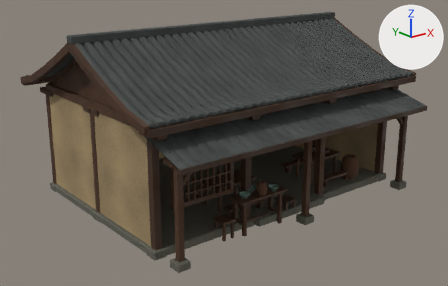
The glTF model assets/models/tea-frontage.glb as it was, and as the next commit left it.
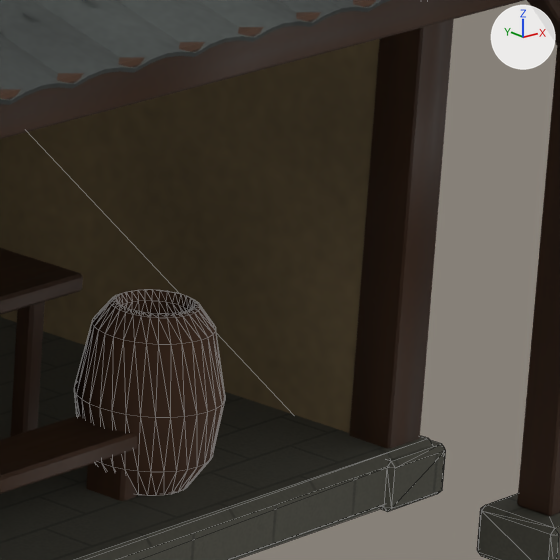
Each version is shown whole from a 50 mm lens placed at (-10.81, -13.62, 6.72), pointed at (-0.29, -0.47, 1.46), then close up on the part from 74% to 89% of the width and 41% to 66% of the height. The axes (+X, +Y, +Z) are drawn at upper right. The lights are the same throughout. The first two pictures are the older version. The close-ups show mesh edges as thin lines. Where no turn or scale is listed for an object, it has been applied to the vertices. Vertices at exactly the same position are counted once.

Names of what the first close-up shows: 'detail_tea_frontage_Grey masonry', 'detail_tea_frontage_Tea hand-thrown clay', 'detail_tea_frontage_Tea seasoned timber', 'detail_tea_frontage_Tea warm clay plaster', 'detail_tea_frontage_Tea weathered grey tile'.
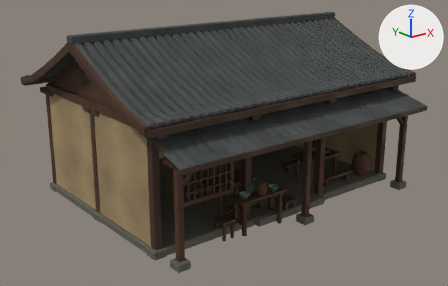
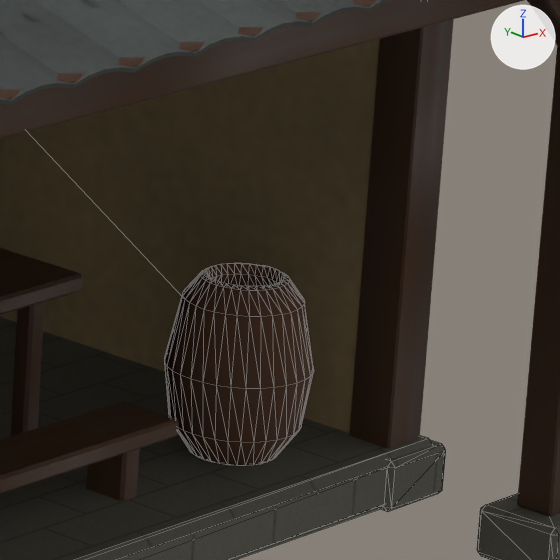
Pixel boxes (x1, y1, x2, y2) of what changed, in the close-ups (560 x 560 px):
'detail_tea_frontage_Tea hand-thrown clay', reshaped
    before: (74, 289, 225, 496)
    after: (165, 263, 314, 466)

Edits to the bpy script that builds the scene:
```text
Change me_porch_storage_vessel_001:
    used by ob_detail_tea_frontage_tea_hand_thrown_clay; location = (0.0, 0.0, 0.0)
    remove me_porch_storage_vessel_001.from_pydata(...)  # 560 vertices, 1112 faces; spans x -1.28..3.2, y -3.17..-2.13, z 0.22..1.26
    add me_porch_storage_vessel_001.from_pydata(...)  # 560 vertices, 1112 faces; spans x -1.28..3.7, y -3.17..-2.13, z 0.22..1.26
    me_porch_storage_vessel_001 part 1: the loose piece of 320 vertices spanning x 2.66..3.2, y -2.67..-2.13, z 0.22..0.91 is moved by (0.5, 0.0, 0.0)
```
